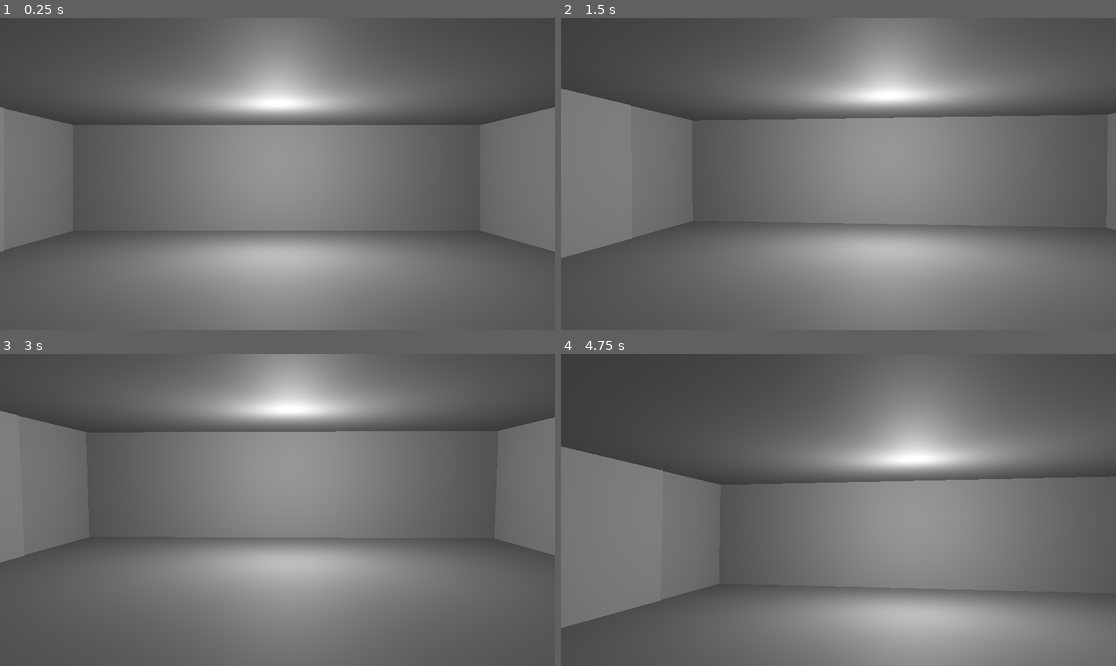
Above: before the commit, frames 1-4 (two rows, left to right).
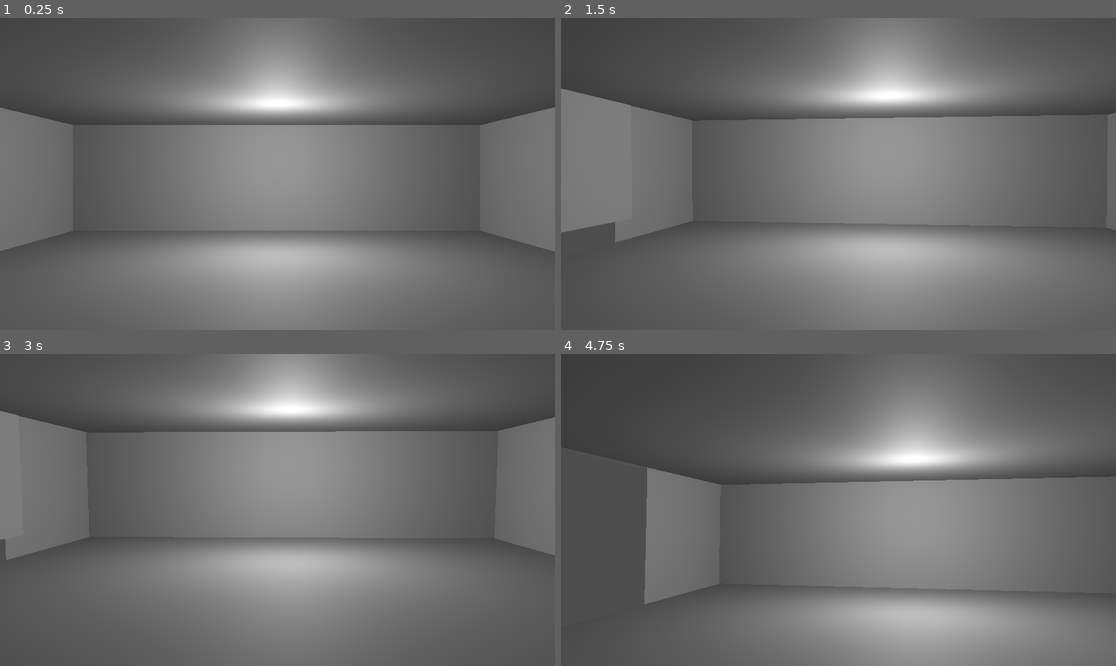
Above: after the commit, the same moments.

Repository: BrazlyBearWolf/fnaf-godot-game
Game: Godot game, scene res://Scenes/main.tscn
Same seed, same stepped clock (60 frames per second), same inputs: the game is played once before the commit and once after it.
Inputs (mouse positions are in pixels of both pictures, inside the frame that each line leads up to):
- Up to frame 1 (0.25 s): no input
- Up to frame 2 (1.5 s): tap Enter at 0.5 s; move the mouse to (960, 158) at 0.52 s; hold D (ToggleRightDoor, bound only after the commit) 0.53-1.28 s; tap A (ToggleDoor, bound only before the commit) at 0.6, 1.35 s; click (960, 158) at 0.67 s; tap Space at 1.25 s; move the mouse to (727, 189) at 1.27 s; click (727, 189) at 1.42 s
- Up to frame 3 (3 s): tap Enter at 2 s; move the mouse to (333, 441) at 2.02 s; hold D (ToggleRightDoor, bound only after the commit) from 2.03 s (still down); tap A (ToggleDoor, bound only before the commit) at 2.1, 2.85 s; click (333, 441) at 2.17 s; tap Space at 2.75 s; move the mouse to (249, 572) at 2.77 s; click (249, 572) at 2.92 s
- Up to frame 4 (4.75 s): tap Enter at 3.5 s; move the mouse to (1005, 556) at 3.52 s; release D (ToggleRightDoor, bound only after the commit) at 3.53 s; tap A (ToggleDoor, bound only before the commit) at 3.6, 4.35 s; click (1005, 556) at 3.67 s; tap Space at 4.25 s; move the mouse to (672, 463) at 4.27 s; click (672, 463) at 4.42 s

The runs differ from the first frame. In frame 1, less than 0.1% of the frame differs, in the area x 0-1%, y 28-75%; in frame 2, 0.7%; in frame 3, less than 0.1%; in frame 4, 7.9%, in the area x 0-19%, y 29-88%.

Commit message:
cleanup code, add another door and file management

Diff:
--- a/Scenes/PlayerVariables.gd
+++ /dev/null
@@ -1,3 +0,0 @@
-extends Node
-
-var isLeftDoorOpen = false
--- a/Scenes/door.tscn
+++ b/Scenes/door_objects/door.tscn
@@ -1,7 +1,7 @@
-[gd_scene load_steps=8 format=3 uid="uid://difus73thjkia"]
+[gd_scene load_steps=10 format=3 uid="uid://difus73thjkia"]
 
 [ext_resource type="Material" uid="uid://tfh268rt715v" path="res://Materials/door.material" id="1_3rn4f"]
-[ext_resource type="Script" path="res://Scenes/doorLeftScript.gd" id="1_26vug"]
+[ext_resource type="Script" path="res://Scripts/Door_scripts/doorLeftScript.gd" id="1_qp8fb"]
 
 [sub_resource type="BoxMesh" id="BoxMesh_uktt3"]
 material = ExtResource("1_3rn4f")
@@ -31,7 +31,7 @@
 "times": PackedFloat32Array(0),
 "transitions": PackedFloat32Array(1),
 "update": 0,
-"values": [Vector3(-1.88, 0, 1.1)]
+"values": [Vector3(-1.88, 1.955, 1.1)]
 }
 
 [sub_resource type="Animation" id="Animation_dd4dc"]
@@ -102,19 +102,51 @@
 "values": [Vector3(-1.88, 0, 1.1), Vector3(-1.88, 1.955, 1.1)]
 }
 
+[sub_resource type="Animation" id="Animation_lygjg"]
+resource_name = "open_right_door"
+tracks/0/type = "value"
+tracks/0/imported = false
+tracks/0/enabled = true
+tracks/0/path = NodePath("Mesh:position")
+tracks/0/interp = 1
+tracks/0/loop_wrap = true
+tracks/0/keys = {
+"times": PackedFloat32Array(0, 0.2),
+"transitions": PackedFloat32Array(1, 1),
+"update": 0,
+"values": [Vector3(1.88, 0, 1.1), Vector3(1.88, 1.955, 1.1)]
+}
+
+[sub_resource type="Animation" id="Animation_vcdct"]
+resource_name = "close_right_door"
+tracks/0/type = "value"
+tracks/0/imported = false
+tracks/0/enabled = true
+tracks/0/path = NodePath("Mesh:position")
+tracks/0/interp = 1
+tracks/0/loop_wrap = true
+tracks/0/keys = {
+"times": PackedFloat32Array(0, 0.2),
+"transitions": PackedFloat32Array(1, 1),
+"update": 0,
+"values": [Vector3(1.88, 1.955, 1.1), Vector3(1.88, 0, 1.1)]
+}
+
 [sub_resource type="AnimationLibrary" id="AnimationLibrary_4kwsh"]
 _data = {
 "RESET": SubResource("Animation_2i8uc"),
 "close_door": SubResource("Animation_dd4dc"),
-"open_door": SubResource("Animation_gd1ri")
+"close_right_door": SubResource("Animation_vcdct"),
+"open_door": SubResource("Animation_gd1ri"),
+"open_right_door": SubResource("Animation_lygjg")
 }
 
 [node name="DoorLeft" type="Node3D"]
 transform = Transform3D(1, 0, 0, 0, 1, 0, 0, 0, 1, 0, 7.45058e-08, 0)
-script = ExtResource("1_26vug")
+script = ExtResource("1_qp8fb")
 
 [node name="Mesh" type="MeshInstance3D" parent="."]
-transform = Transform3D(1, 0, 0, 0, 1, 0, 0, 0, 1, -1.88, 0, 1.1)
+transform = Transform3D(1, 0, 0, 0, 1, 0, 0, 0, 1, -1.88, 1.955, 1.1)
 mesh = SubResource("BoxMesh_uktt3")
 skeleton = NodePath("../..")
 
--- /dev/null
+++ b/Scenes/door_objects/doorRight.tscn
@@ -0,0 +1,72 @@
+[gd_scene load_steps=7 format=3 uid="uid://wl5lgdkwykf2"]
+
+[ext_resource type="Material" uid="uid://tfh268rt715v" path="res://Materials/door.material" id="1_kfjhx"]
+
+[sub_resource type="BoxMesh" id="BoxMesh_4hwdc"]
+material = ExtResource("1_kfjhx")
+size = Vector3(0.2, 2, 1)
+
+[sub_resource type="Animation" id="Animation_40gjn"]
+resource_name = "open_right_door"
+tracks/0/type = "value"
+tracks/0/imported = false
+tracks/0/enabled = true
+tracks/0/path = NodePath("Mesh:position")
+tracks/0/interp = 1
+tracks/0/loop_wrap = true
+tracks/0/keys = {
+"times": PackedFloat32Array(0, 0.2),
+"transitions": PackedFloat32Array(1, 1),
+"update": 0,
+"values": [Vector3(1.88, 0, 1.1), Vector3(1.88, 1.955, 1.1)]
+}
+
+[sub_resource type="Animation" id="Animation_i7ulv"]
+length = 0.001
+tracks/0/type = "value"
+tracks/0/imported = false
+tracks/0/enabled = true
+tracks/0/path = NodePath("Mesh:position")
+tracks/0/interp = 1
+tracks/0/loop_wrap = true
+tracks/0/keys = {
+"times": PackedFloat32Array(0),
+"transitions": PackedFloat32Array(1),
+"update": 0,
+"values": [Vector3(1.88, 1.955, 1.1)]
+}
+
+[sub_resource type="Animation" id="Animation_rhn15"]
+resource_name = "close_right_door"
+tracks/0/type = "value"
+tracks/0/imported = false
+tracks/0/enabled = true
+tracks/0/path = NodePath("Mesh:position")
+tracks/0/interp = 1
+tracks/0/loop_wrap = true
+tracks/0/keys = {
+"times": PackedFloat32Array(0, 0.2),
+"transitions": PackedFloat32Array(1, 1),
+"update": 0,
+"values": [Vector3(1.88, 1.955, 1.1), Vector3(1.88, 0, 1.1)]
+}
+
+[sub_resource type="AnimationLibrary" id="AnimationLibrary_71pmx"]
+_data = {
+"RESET": SubResource("Animation_i7ulv"),
+"close_right_door": SubResource("Animation_rhn15"),
+"open_right_door": SubResource("Animation_40gjn")
+}
+
+[node name="doorRight" type="Node3D"]
+transform = Transform3D(1, 0, 0, 0, 1, 0, 0, 0, 1, 0, 7.45058e-08, 0)
+
+[node name="Mesh" type="MeshInstance3D" parent="."]
+transform = Transform3D(1, 0, 0, 0, 1, 0, 0, 0, 1, 1.88, 1.955, 1.1)
+mesh = SubResource("BoxMesh_4hwdc")
+skeleton = NodePath("../..")
+
+[node name="AnimationPlayer" type="AnimationPlayer" parent="."]
+libraries = {
+"": SubResource("AnimationLibrary_71pmx")
+}
--- a/Scenes/light_button.tscn
+++ b/Scenes/light_button.tscn
@@ -1,9 +1,9 @@
 [gd_scene load_steps=3 format=3 uid="uid://b7xi0scr5l7aw"]
 
-[ext_resource type="Material" uid="uid://c4sj6qvhn45bd" path="res://Scenes/LightButtonMaterial.tres" id="1_iuxks"]
+[ext_resource type="Material" uid="uid://c4sj6qvhn45bd" path="res://Materials/LightButtonMaterial.tres" id="1_ctu5y"]
 
 [sub_resource type="BoxMesh" id="BoxMesh_i4ipv"]
-material = ExtResource("1_iuxks")
+material = ExtResource("1_ctu5y")
 size = Vector3(0.4, 0.4, 0.4)
 
 [node name="LightButton" type="Area3D"]
--- a/Scenes/main.tscn
+++ b/Scenes/main.tscn
@@ -1,10 +1,13 @@
-[gd_scene load_steps=11 format=3 uid="uid://50kom4qaawgj"]
+[gd_scene load_steps=14 format=3 uid="uid://50kom4qaawgj"]
 
-[ext_resource type="PackedScene" uid="uid://difus73thjkia" path="res://Scenes/door.tscn" id="1_p4c8v"]
-[ext_resource type="Script" path="res://Scenes/CameraScript.gd" id="1_rcy6p"]
+[ext_resource type="Script" path="res://Scripts/CameraScript.gd" id="1_5f3g1"]
+[ext_resource type="PackedScene" uid="uid://difus73thjkia" path="res://Scenes/door_objects/door.tscn" id="1_p4c8v"]
 [ext_resource type="PackedScene" uid="uid://d277ithowb5ox" path="res://Scenes/door_button.tscn" id="2_1usyn"]
 [ext_resource type="PackedScene" uid="uid://b7xi0scr5l7aw" path="res://Scenes/light_button.tscn" id="3_vmq2t"]
-[ext_resource type="Script" path="res://Scenes/door_button.gd" id="4_rx8vh"]
+[ext_resource type="Script" path="res://Scripts/Door_scripts/door_button.gd" id="4_1hc50"]
+[ext_resource type="PackedScene" uid="uid://wl5lgdkwykf2" path="res://Scenes/door_objects/doorRight.tscn" id="6_8c2ka"]
+[ext_resource type="Script" path="res://Scripts/Door_scripts/doorRightScript.gd" id="7_a405u"]
+[ext_resource type="Script" path="res://Scripts/Door_scripts/door_button_right.gd" id="8_lg67j"]
 
 [sub_resource type="PlaneMesh" id="PlaneMesh_7un73"]
 size = Vector2(4, 3)
@@ -40,7 +43,7 @@
 fov = 41.4
 near = 0.017
 far = 9.5
-script = ExtResource("1_rcy6p")
+script = ExtResource("1_5f3g1")
 
 [node name="walls" type="Node3D" parent="Office"]
 
@@ -80,7 +83,7 @@
 
 [node name="DoorButtonLeft" parent="Office" instance=ExtResource("2_1usyn")]
 transform = Transform3D(1, 0, 0, 0, 1, 0, 0, 0, 1, -1.79992, 0.533764, 1.69205)
-script = ExtResource("4_rx8vh")
+script = ExtResource("4_1hc50")
 
 [node name="CollisionShape3D" type="CollisionShape3D" parent="Office/DoorButtonLeft"]
 shape = SubResource("BoxShape3D_071tq")
@@ -94,7 +97,32 @@
 light_size = 0.356
 omni_range = 0.719808
 
+[node name="DoorButtonright" parent="Office" instance=ExtResource("2_1usyn")]
+transform = Transform3D(1, 0, 0, 0, 1, 0, 0, 0, 1, 1.8102, 0.533764, 1.69918)
+script = ExtResource("8_lg67j")
+
+[node name="CollisionShape3D" type="CollisionShape3D" parent="Office/DoorButtonright"]
+shape = SubResource("BoxShape3D_071tq")
+
+[node name="OmniLight3D" type="OmniLight3D" parent="Office/DoorButtonright"]
+transform = Transform3D(1, 0, 0, 0, 1, 0, 0, 0, 1, -0.0131565, 0, -0.01078)
+light_color = Color(0.941176, 0.231373, 0.176471, 1)
+light_energy = 0.062
+light_indirect_energy = 6.951
+light_volumetric_fog_energy = 2.653
+light_size = 0.356
+omni_range = 0.719808
+
 [node name="LightButton" parent="Office" instance=ExtResource("3_vmq2t")]
+
+[node name="doorRight" parent="Office" instance=ExtResource("6_8c2ka")]
+script = ExtResource("7_a405u")
+
+[node name="Timer" type="Timer" parent="Office/doorRight"]
+wait_time = 0.299
+one_shot = true
 
 [connection signal="input_event" from="Office/DoorButtonLeft" to="Office/DoorLeft" method="_on_door_button_left_input_event"]
 [connection signal="input_event" from="Office/DoorButtonLeft" to="Office/DoorButtonLeft" method="_on_input_event"]
+[connection signal="input_event" from="Office/DoorButtonright" to="Office/DoorButtonright" method="_on_input_event"]
+[connection signal="input_event" from="Office/DoorButtonright" to="Office/doorRight" method="_on_door_buttonright_input_event"]
--- a/Scenes/CameraScript.gd
+++ b/Scripts/CameraScript.gd
@@ -4,18 +4,14 @@
 var tilt = 0
 var view_sensitivity = 0.03
 
-var isLeftDoorOpen
-var isLeftDoorIndex = 0
-
-
-
-
 
 func _ready():
 
-	var isLeftDoorOpen = get_node("/root/PlayerVariables")
+
 	set_process(true)
 	set_process_input(true)
+
+
 
 	pass
 
@@ -45,11 +41,3 @@
 		yaw = fmod(yaw - event.relative.x * view_sensitivity, 360)
 		tilt = fmod(tilt - event.relative.y * view_sensitivity, 360)
 		set_rotation(Vector3(deg_to_rad(tilt), deg_to_rad(yaw), 0))
-
-
-
-#func _on_door_button_left_input_event(camera, event, position, normal, shape_idx):
-#	if event is InputEventMouse:
-#		DoorLeftScript._Open_Left_door()
-#
-#	pass # Replace with function body.
--- a/Scenes/doorLeftScript.gd
+++ b/Scripts/Door_scripts/doorLeftScript.gd
@@ -1,9 +1,6 @@
 extends Node3D
-var isLeftDoorOpen = false
-var isLeftDoorIndex = 0
 
 
-var canOpenDoor = false
 @onready var doorCooldown = $Timer
 
 
@@ -15,16 +12,16 @@
 
 func _Open_Left_door():
 
-	isLeftDoorIndex = isLeftDoorIndex + 1
-	if isLeftDoorIndex > 1:
-		isLeftDoorIndex = 0
-	if isLeftDoorIndex == 1:
-		isLeftDoorOpen = true
-		print("open")
+	PlayerVariables.leftDoorIndex = PlayerVariables.leftDoorIndex + 1
+	if PlayerVariables.leftDoorIndex > 1:
+		PlayerVariables.leftDoorIndex = 0
+	if PlayerVariables.leftDoorIndex == 1:
+		PlayerVariables.isLeftDoorOpen = true
+		print("left open")
 		$AnimationPlayer.play("open_door")
-	if isLeftDoorIndex == 0:
-		isLeftDoorOpen = false
-		print("close")
+	if PlayerVariables.leftDoorIndex == 0:
+		PlayerVariables.isLeftDoorOpen = false
+		print("left close")
 		$AnimationPlayer.play("close_door")
 	doorCooldown.start()
 
@@ -34,16 +31,16 @@
 func _process(delta):
 
 	if doorCooldown.is_stopped():
-		canOpenDoor = true
+		PlayerVariables.canOpenLeftDoor = true
 	else:
-		canOpenDoor = false
+		PlayerVariables.canOpenLeftDoor = false
 
-	if Input.is_action_just_pressed("ToggleDoor") and canOpenDoor == true:
+	if Input.is_action_just_pressed("ToggleLeftDoor") and PlayerVariables.canOpenLeftDoor == true:
 		_Open_Left_door()
 	pass
 
 
 func _on_door_button_left_input_event(camera, event, position, normal, shape_idx):
-	if event is InputEventMouseButton and canOpenDoor == true:
+	if event is InputEventMouseButton and PlayerVariables.canOpenLeftDoor == true:
 		_Open_Left_door()
 	pass # Replace with function body.
--- /dev/null
+++ b/Scripts/Door_scripts/doorRightScript.gd
@@ -0,0 +1,45 @@
+extends Node3D
+
+
+@onready var doorCooldown = $Timer
+
+
+# Called when the node enters the scene tree for the first time.
+func _ready():
+
+
+	pass # Replace with function body.
+
+func _Open_Right_door():
+
+	PlayerVariables.rightDoorIndex = PlayerVariables.rightDoorIndex + 1
+	if PlayerVariables.rightDoorIndex > 1:
+		PlayerVariables.rightDoorIndex = 0
+	if PlayerVariables.rightDoorIndex == 1:
+		PlayerVariables.isRightDoorOpen = true
+		print("open")
+		$AnimationPlayer.play("open_right_door")
+	if PlayerVariables.rightDoorIndex == 0:
+		PlayerVariables.isRightDoorOpen = false
+		print("close")
+		$AnimationPlayer.play("close_right_door")
+	doorCooldown.start()
+
+	pass
+
+# Called every frame. 'delta' is the elapsed time since the previous frame.
+func _process(delta):
+
+	if doorCooldown.is_stopped():
+		PlayerVariables.canOpenRightDoor = true
+	else:
+		PlayerVariables.canOpenRightDoor = false
+
+	if Input.is_action_just_pressed("ToggleRightDoor") and PlayerVariables.canOpenRightDoor == true:
+		_Open_Right_door()
+	pass
+
+func _on_door_buttonright_input_event(camera, event, position, normal, shape_idx):
+	if event is InputEventMouseButton and PlayerVariables.canOpenRightDoor == true:
+		_Open_Right_door()
+	pass # Replace with function body.
--- a/Scenes/door_button.gd
+++ b/Scripts/Door_scripts/door_button.gd
@@ -1,8 +1,7 @@
 extends Area3D
 
 
-var lightOn = false
-var lightIndex = 0
+
 @onready var light = $OmniLight3D
 
 # Called when the node enters the scene tree for the first time.
@@ -11,29 +10,23 @@
 	pass # Replace with function body.
 
 func _Toggle_Door_Light():
-	lightIndex = lightIndex + 1
-	if lightIndex > 1:
-		lightIndex = 0
 
-	if lightIndex == 1:
-		lightOn = true
+
+	if PlayerVariables.isLeftDoorOpen == true:
+		light.hide()
 	else:
-		lightOn = false
-
-	if lightOn == true:
 		light.show()
-	else:
-		light.hide()
 
 
 # Called every frame. 'delta' is the elapsed time since the previous frame.
 func _process(delta):
-	if Input.is_action_just_pressed("ToggleDoor"):
+	if Input.is_action_just_pressed("ToggleLeftDoor") and PlayerVariables.canOpenLeftDoor == true:
 		_Toggle_Door_Light()
 	pass
 
 
+
 func _on_input_event(camera, event, position, normal, shape_idx):
-	if event is InputEventMouseButton:
+	if event is InputEventMouseButton and PlayerVariables.canOpenLeftDoor == true:
 		_Toggle_Door_Light()
 	pass # Replace with function body.
--- /dev/null
+++ b/Scripts/Door_scripts/door_button_right.gd
@@ -0,0 +1,33 @@
+extends Area3D
+
+
+
+@onready var light = $OmniLight3D
+
+# Called when the node enters the scene tree for the first time.
+func _ready():
+	light.hide()
+	pass # Replace with function body.
+
+func _Toggle_Door_Light():
+
+
+	if PlayerVariables.isRightDoorOpen == true:
+		light.show()
+	else:
+		light.hide()
+
+
+# Called every frame. 'delta' is the elapsed time since the previous frame.
+func _process(delta):
+	if Input.is_action_just_pressed("ToggleRightDoor") and PlayerVariables.canOpenRightDoor == true:
+		_Toggle_Door_Light()
+	pass
+
+
+
+
+func _on_input_event(camera, event, position, normal, shape_idx):
+	if event is InputEventMouseButton and PlayerVariables.canOpenRightDoor == true:
+		_Toggle_Door_Light()
+	pass # Replace with function body.
--- /dev/null
+++ b/Scripts/PlayerVariables.gd
@@ -0,0 +1,9 @@
+extends Node
+
+var isLeftDoorOpen = true
+var canOpenLeftDoor = false
+var leftDoorIndex = 1
+
+var isRightDoorOpen = true
+var canOpenRightDoor = false
+var rightDoorIndex = 1
--- a/project.godot
+++ b/project.godot
@@ -15,10 +15,19 @@
 config/features=PackedStringArray("4.1", "Forward Plus")
 config/icon="res://icon.svg"
 
+[autoload]
+
+PlayerVariables="*res://Scripts/PlayerVariables.gd"
+
 [input]
 
-ToggleDoor={
+ToggleLeftDoor={
 "deadzone": 0.5,
 "events": [Object(InputEventKey,"resource_local_to_scene":false,"resource_name":"","device":-1,"window_id":0,"alt_pressed":false,"shift_pressed":false,"ctrl_pressed":false,"meta_pressed":false,"pressed":false,"keycode":0,"physical_keycode":65,"key_label":0,"unicode":97,"echo":false,"script":null)
 ]
 }
+ToggleRightDoor={
+"deadzone": 0.5,
+"events": [Object(InputEventKey,"resource_local_to_scene":false,"resource_name":"","device":-1,"window_id":0,"alt_pressed":false,"shift_pressed":false,"ctrl_pressed":false,"meta_pressed":false,"pressed":false,"keycode":0,"physical_keycode":68,"key_label":0,"unicode":100,"echo":false,"script":null)
+]
+}
Renamed: Scenes/LightButtonMaterial.tres -> Materials/LightButtonMaterial.tres
